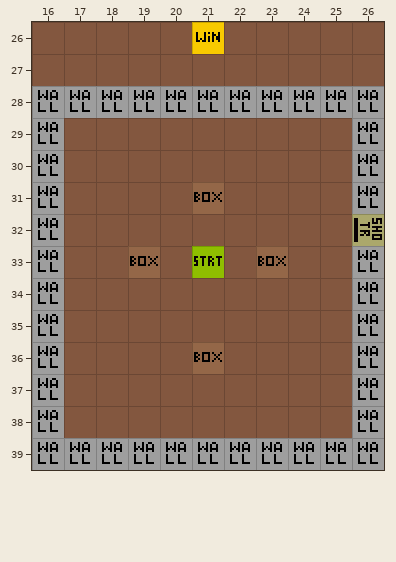
A Tiled map gets an edit: assets/maps/Level1.tmx. The picture above was drawn from the file before the commit.
Cells are 16x16 px. Shown: x 16..26, y 26..39.
Now the later version:
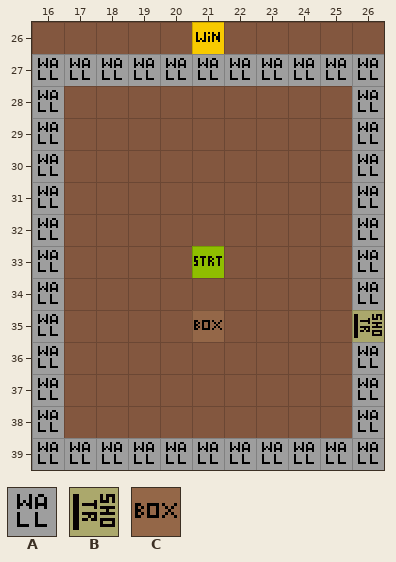
Key: from "GameplayTileset": A 2, B 6 turned 90, C 10.
_ is an empty cell.
From old to new:
Layer "Gameplay":
y 27: x 16..26 ___________ -> AAAAAAAAAAA
y 28: x 17..25 AAAAAAAAA -> _________
y 31: x 21 C -> _
y 32: x 26 B -> A
y 33: x 19 C -> _; x 23 C -> _
y 35: x 21 _ -> C; x 26 A -> B
y 36: x 21 C -> _
